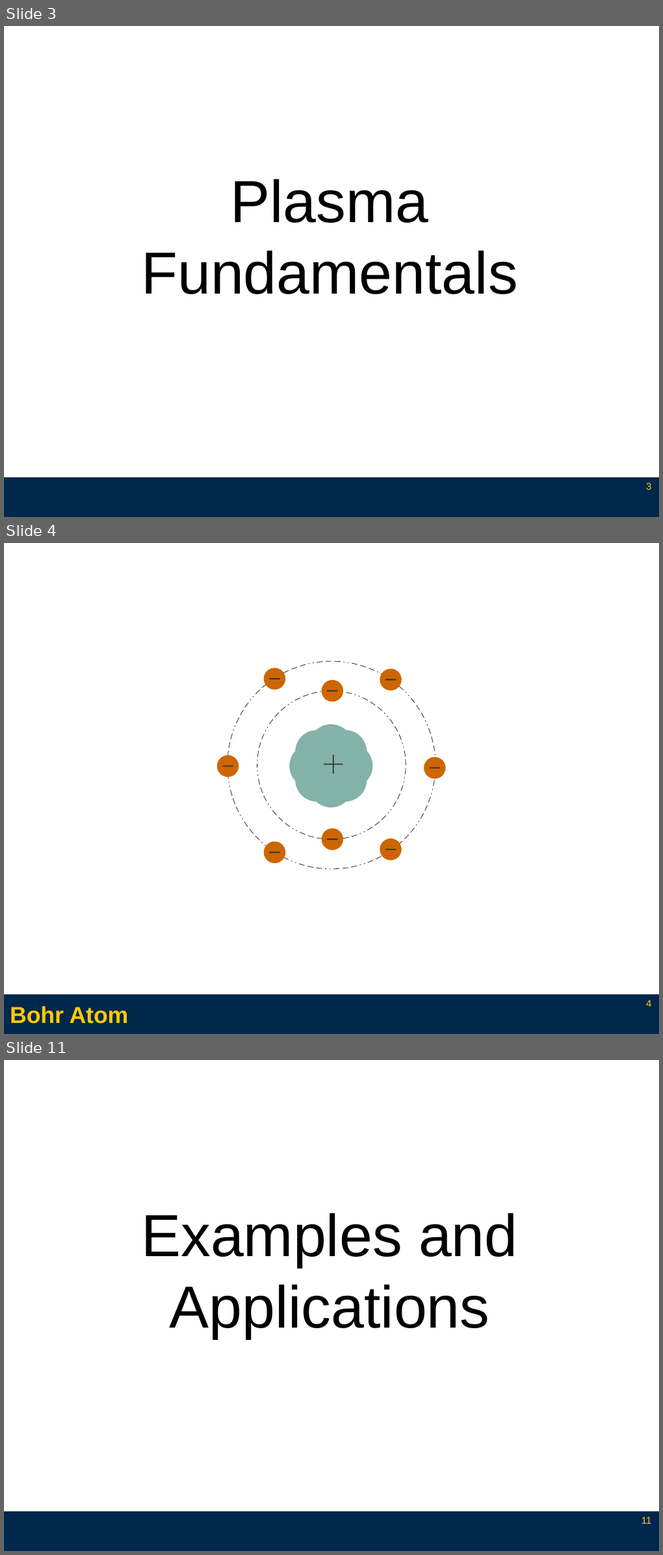
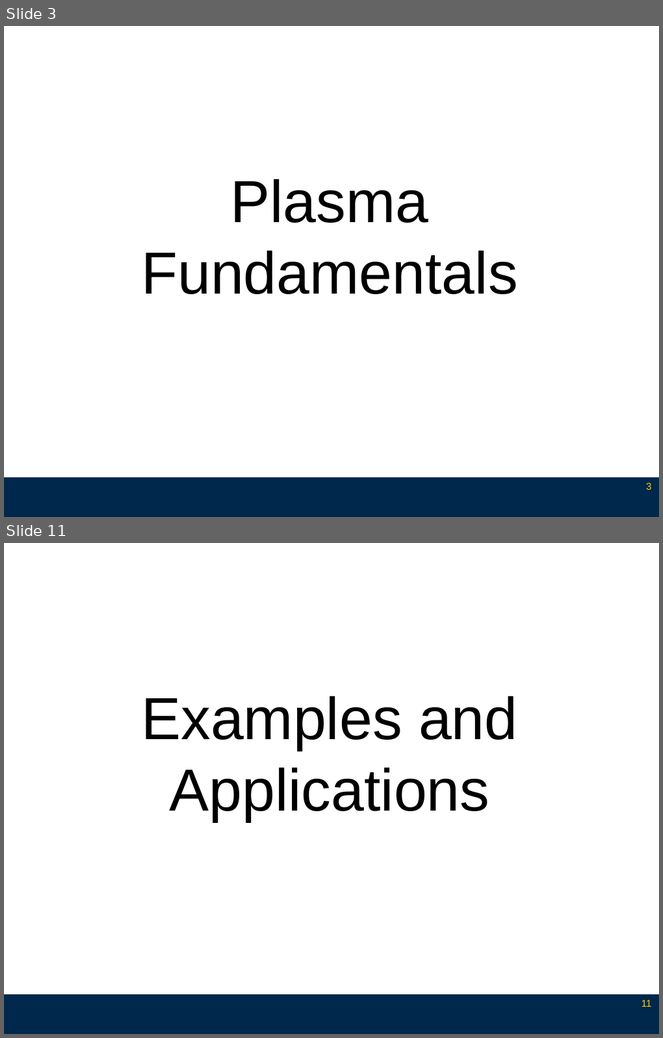
Before and after one commit to l3enny/dissertation, a slide deck: defense/presentation_annotated.odp. Shown one above the other, each under a label of ours: slides 3, 4 and 11 before the commit, slides 3 and 11 after it; the slides between them are not shown. The pictures are 663x1555 and 663x1038 pixels, drawn with LibreOffice and Linux fonts; fonts in the diff are those of the drawing. Boxes give left, top, right and bottom in pixels: in the first picture for what was removed or moved away, otherwise in the second. Text is boxed around its words. In the diff, an @@ line names an element or a change of style, - is before the commit and + after.

```diff
--- a/defense/presentation_annotated.odp
+++ b/defense/presentation_annotated.odp
@@ slide 4 removed at [4,543,659,1034], background #FFFFFF; not listed: 1 template element that a slide beside it also shows @@
@@ ellipse removed at [228,661,436,869] @@
@@ ellipse removed at [264,668,286,690] @@
@@ line removed from (280, 679) to (269, 679) @@
@@ ellipse removed at [380,669,402,691] @@
@@ ellipse removed at [258,691,406,839] @@
@@ ellipse removed at [321,680,343,702] @@
@@ line removed from (338, 691) to (327, 691) @@
@@ line removed from (397, 679) to (385, 679) @@
@@ group removed at [280,715,382,817]: 8 ellipses @@
@@ ellipse removed at [217,756,239,777] @@
@@ line removed from (334, 756) to (334, 774) @@
@@ ellipse removed at [424,757,446,779] @@
@@ line removed from (233, 767) to (223, 767) @@
@@ line removed from (343, 765) to (324, 765) @@
@@ line removed from (440, 769) to (430, 769) @@
@@ ellipse removed at [321,829,343,851] @@
@@ ellipse removed at [264,842,286,864] @@
@@ line removed from (280, 853) to (269, 853) @@
@@ line removed from (338, 839) to (327, 839) @@
@@ ellipse removed at [380,839,402,861] @@
@@ line removed from (397, 850) to (385, 850) @@
@@ title removed at [10,1006,129,1024] @@
-Bohr Atom
@@ page number removed at [646,1000,651,1007] @@
-4
```
Also in this commit, not shown: 3 slides changed, 6 slides added, 5 other slides removed.
